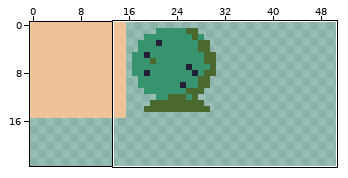
One commit to this sprite sheet: Servival/assets/data/levels/tileset.png. The picture above shows the old version from afar; the outline marks the close-up.
Close-up. First the earlier version:
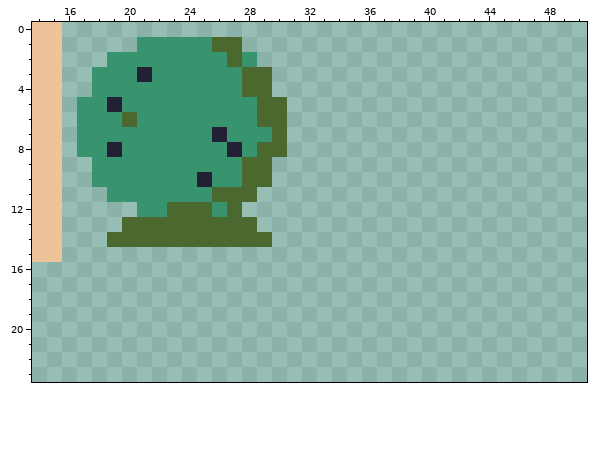
The file is 256x256 pixels, drawn in blocks of 2x2; one block is one cell here. Shown: x 14..50, y 0..23. The wide view leaves out empty margins.
After:
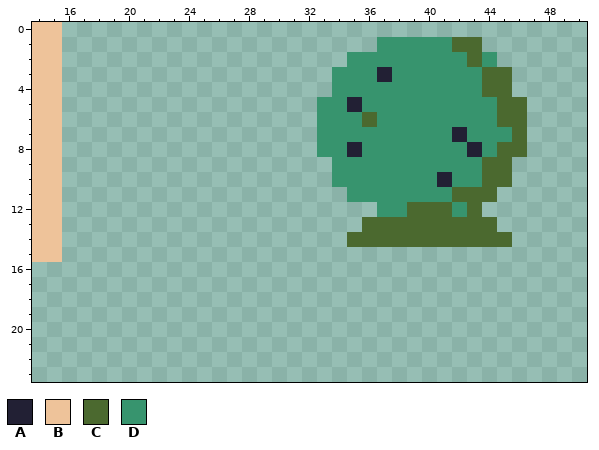
Palette (. is transparent): A #222034  B #eec39a  C #4b692f  D #37946e
Edits made:
y 1: x 21..27 DDDDDCC -> .......; x 37..43 ....... -> DDDDDCC
y 2: x 19..28 DDDDDDDDCD -> ..........; x 35..44 .......... -> DDDDDDDDCD
y 3: x 18..29 DDDADDDDDDCC -> ............; x 34..45 ............ -> DDDADDDDDDCC
y 4: x 18..29 DDDDDDDDDDCC -> ............; x 34..45 ............ -> DDDDDDDDDDCC
y 5: x 17..30 DDADDDDDDDDDCC -> ..............; x 33..46 .............. -> DDADDDDDDDDDCC
y 6: x 17..30 DDDCDDDDDDDDCC -> ..............; x 33..46 .............. -> DDDCDDDDDDDDCC
y 7: x 17..30 DDDDDDDDDADDDC -> ..............; x 33..46 .............. -> DDDDDDDDDADDDC
y 8: x 17..30 DDADDDDDDDADCC -> ..............; x 33..46 .............. -> DDADDDDDDDADCC
y 9: x 18..29 DDDDDDDDDDCC -> ............; x 34..45 ............ -> DDDDDDDDDDCC
y 10: x 18..29 DDDDDDDADDCC -> ............; x 34..45 ............ -> DDDDDDDADDCC
y 11: x 19..28 DDDDDDDCCC -> ..........; x 35..44 .......... -> DDDDDDDCCC
y 12: x 21..27 DDCCCDC -> .......; x 37..43 ....... -> DDCCCDC
y 13: x 20..28 CCCCCCCCC -> .........; x 36..44 ......... -> CCCCCCCCC
y 14: x 19..29 CCCCCCCCCCC -> ...........; x 35..45 ........... -> CCCCCCCCCCC
Pixel boxes of the changes (left, top, right, bottom) in both close-ups:
changed: (77, 37, 527, 247)
